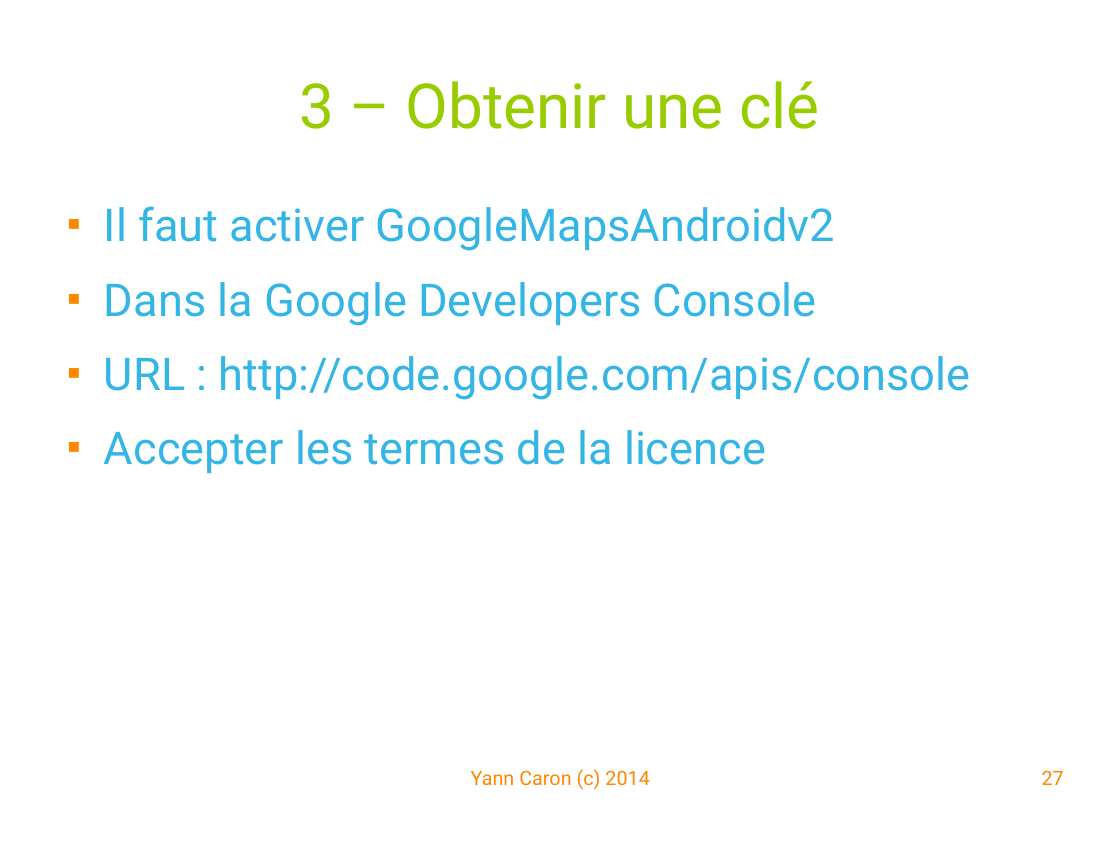
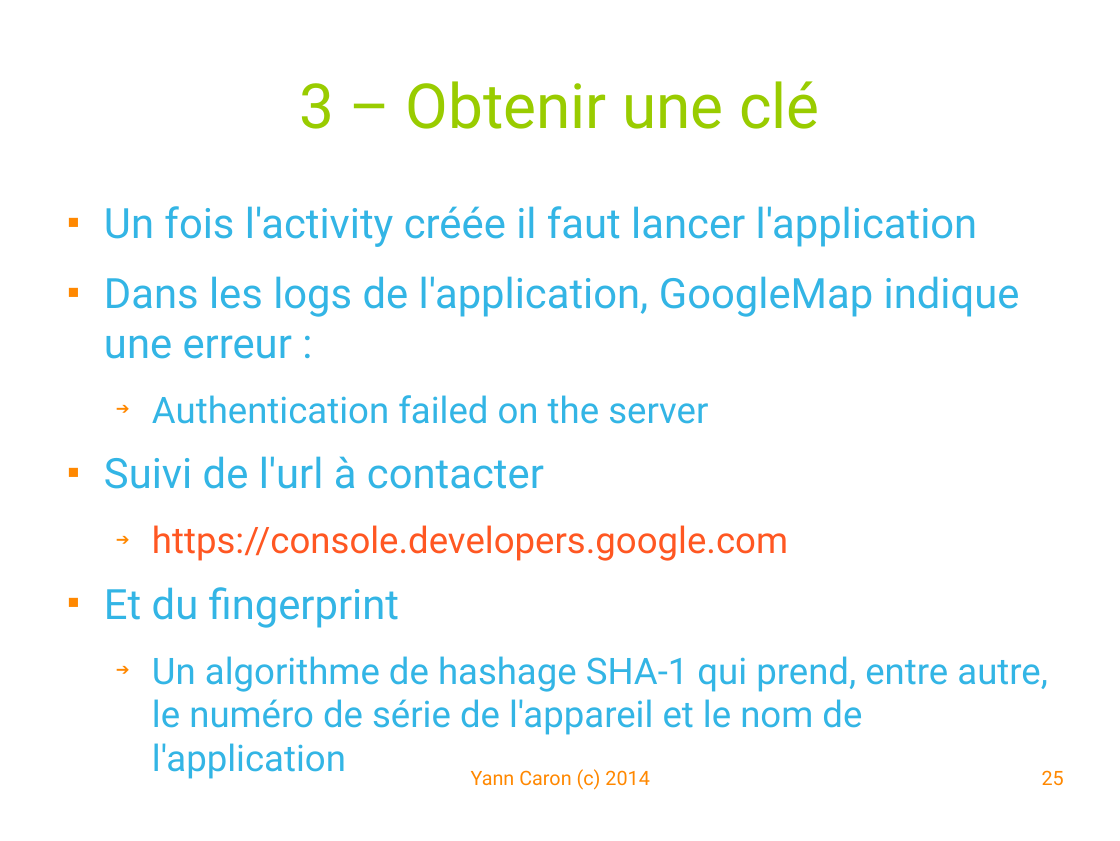
Before and after one commit to YannCaron/Android-ENSG, a slide deck: slide 25 of 05 - Google Map.odp (slide 27 before the commit). Drawn at 1120x841 pixels with LibreOffice and Linux fonts; fonts in the diff are those of the drawing; background and template pictures are left out. Boxes give left, top, right and bottom in pixels: in the first picture for what was removed or moved away, otherwise in the second. Text is boxed around its words. In the diff, an @@ line names an element or a change of style, - is before the commit and + after.

Commit message:
tp googlemap

```diff
--- a/05 - Google Map.odp
+++ b/05 - Google Map.odp
@@ text at box(104, 206, 1048, 779): text changed; size 32 to 25.9 pt @@
-■ Il faut activer GoogleMapsAndroidv2
-■ Dans la Google Developers Console
-■ URL : http://code.google.com/apis/console
-■ Accepter les termes de la licence
+■ Un fois l'activity créée il faut lancer l'application
+■ Dans les logs de l'application, GoogleMap indique une erreur :
+  ➔ Authentication failed on the server
+■ Suivi de l'url à contacter
+  ➔ https://console.developers.google.com
+■ Et du fingerprint
+  ➔ Un algorithme de hashage SHA-1 qui prend, entre autre, le numéro de série de l'appareil et le nom de l'application
@@ page number at box(1042, 770, 1064, 786): text changed @@
-27
+25
```
Also in this commit, not shown: 19 other slides changed, 5 slides added, 8 slides removed, 16 other files.
